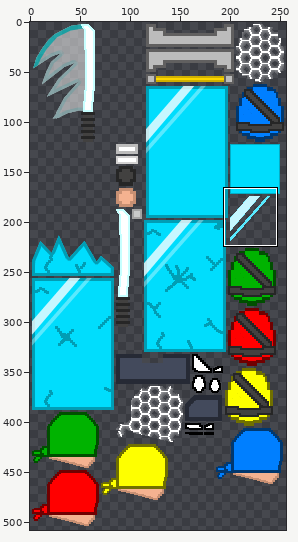
Sprite sheet, stored at game/Assets/Sprites/Ninja/ninjaParts.png. Above: a wide view before the commit, with the close-up outlined.
Close-up. As it was:
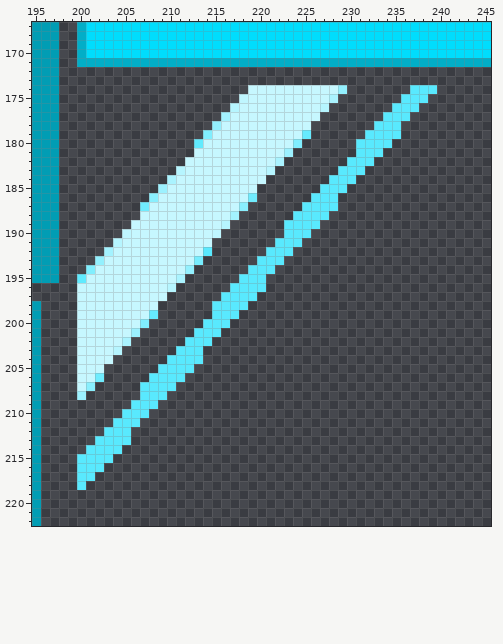
The file is 256x512 pixels. Pixels under 10% opacity are left out. Colours within 5 levels of each other are drawn and written as one. Shown: x 195..245, y 167..222. The wide view leaves out empty margins.
And afterwards:
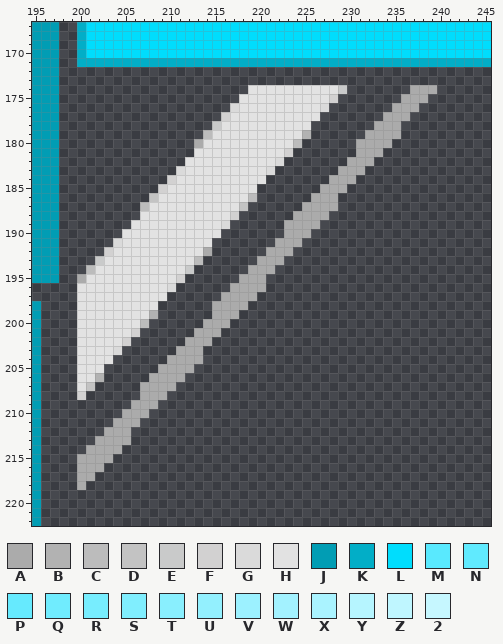
Palette (. is transparent): A #ababab  B #b2b2b2  C #bcbcbc  D #c3c3c3  E #c9caca  F #d2d1d1  G #dadada  H #e2e2e2  J #019db4  K #02aec7  L #00ddfd  M #59e9fe  N #60eafe  P #66eafe  Q #70ecfe  R #77edfe  S #80eefe  T #89effe  U #93f0fe  V #9cf1ff  W #a3f2ff  X #aaf3ff  Y #b6f5ff  Z #bff6ff  2 #c6f7ff
Changes in this commit:
y 174: x 219..229 2222222222U -> HHHHHHHHHHE; x 237..239 MMM -> AAA
y 175: x 218..228 Z222222222X -> HHHHHHHHHHF; x 236..238 MMM -> AAA
y 176: x 217..227 Y222222222Y -> GHHHHHHHHHG; x 235..237 MMM -> AAA
y 177: x 216..226 W2222222222 -> FHHHHHHHHHH; x 234..236 MMM -> AAA
y 178: x 215..225 U2222222222 -> EHHHHHHHHHH; x 233..235 MMM -> AAA
y 179: x 214..225 S2222222222P -> CHHHHHHHHHHB; x 232..235 MMMM -> AAAA
y 180: x 213..224 N2222222222S -> AHHHHHHHHHHC; x 231..234 MMMM -> AAAA
y 181: x 213..223 2222222222V -> HHHHHHHHHHF; x 231..233 MMM -> AAA
y 182: x 212..222 2222222222X -> HHHHHHHHHHG; x 230..232 MMM -> AAA
y 183: x 211..221 Y222222222Y -> GHHHHHHHHHG; x 229..231 MMM -> AAA
y 184: x 210..220 X2222222222 -> FHHHHHHHHHH; x 228..230 MMM -> AAA
y 185: x 209..219 V2222222222 -> FHHHHHHHHHH; x 227..229 MMM -> AAA
y 186: x 208..219 T2222222222Q -> DHHHHHHHHHHC; x 226..228 MMM -> AAA
y 187: x 207..218 Q2222222222T -> CHHHHHHHHHHD; x 225..228 MMMM -> AAAA
y 188: x 207..217 2222222222W -> HHHHHHHHHHF; x 224..227 MMMM -> AAAA
y 189: x 206..216 2222222222Y -> HHHHHHHHHHG; x 223..226 MMMM -> AAAA
y 190: x 205..215 Z222222222Z -> HHHHHHHHHHH; x 223..225 MMM -> AAA
y 191: x 204..214 Y2222222222 -> GHHHHHHHHHH; x 222..224 MMM -> AAA
y 192: x 203..214 W2222222222M -> FHHHHHHHHHHA; x 221..223 MMM -> AAA
y 193: x 202..213 U2222222222R -> EHHHHHHHHHHC; x 220..222 MMM -> AAA
y 194: x 201..212 S2222222222U -> CHHHHHHHHHHE; x 219..221 MMM -> AAA
y 195: x 200..211 N2222222222X -> AHHHHHHHHHHF; x 218..220 MMM -> AAA
y 196: x 200..210 2222222222Y -> HHHHHHHHHHG; x 217..220 MMMM -> AAAA
y 197: x 200..209 2222222222 -> HHHHHHHHHH; x 216..219 MMMM -> AAAA
y 198: x 200..208 222222222 -> HHHHHHHHH; x 215..218 MMMM -> AAAA
y 199: x 200..208 22222222P -> HHHHHHHHB; x 215..217 MMM -> AAA
y 200: x 200..207 2222222S -> HHHHHHHC; x 214..216 MMM -> AAA
y 201: x 200..206 222222V -> HHHHHHF; x 213..215 MMM -> AAA
y 202: x 200..205 22222X -> HHHHHF; x 212..214 MMM -> AAA
y 203: x 200..204 2222Y -> HHHHG; x 211..213 MMM -> AAA
y 204: x 200..203 2222 -> HHHH; x 210..213 MMMM -> AAAA
y 205: x 200..202 222 -> HHH; x 209..212 MMMM -> AAAA
y 206: x 200..202 22Q -> HHB; x 208..211 MMMM -> AAAA
y 207: x 200..201 2T -> HD; x 207..210 MMMM -> AAAA
y 208: x 200 V -> F; x 207..209 MMM -> AAA
y 209: x 206..208 MMM -> AAA
y 210: x 205..207 MMM -> AAA
y 211: x 204..206 MMM -> AAA
y 212: x 203..205 MMM -> AAA
y 213: x 202..205 MMMM -> AAAA
y 214: x 201..204 MMMM -> AAAA
y 215: x 200..203 MMMM -> AAAA
y 216: x 200..202 MMM -> AAA
y 217: x 200..201 MM -> AA
y 218: x 200 M -> A
Boxes around the changes in both close-ups, in picture pixels (x1, y1, x2, y2):
changed: (77, 85, 437, 490)
